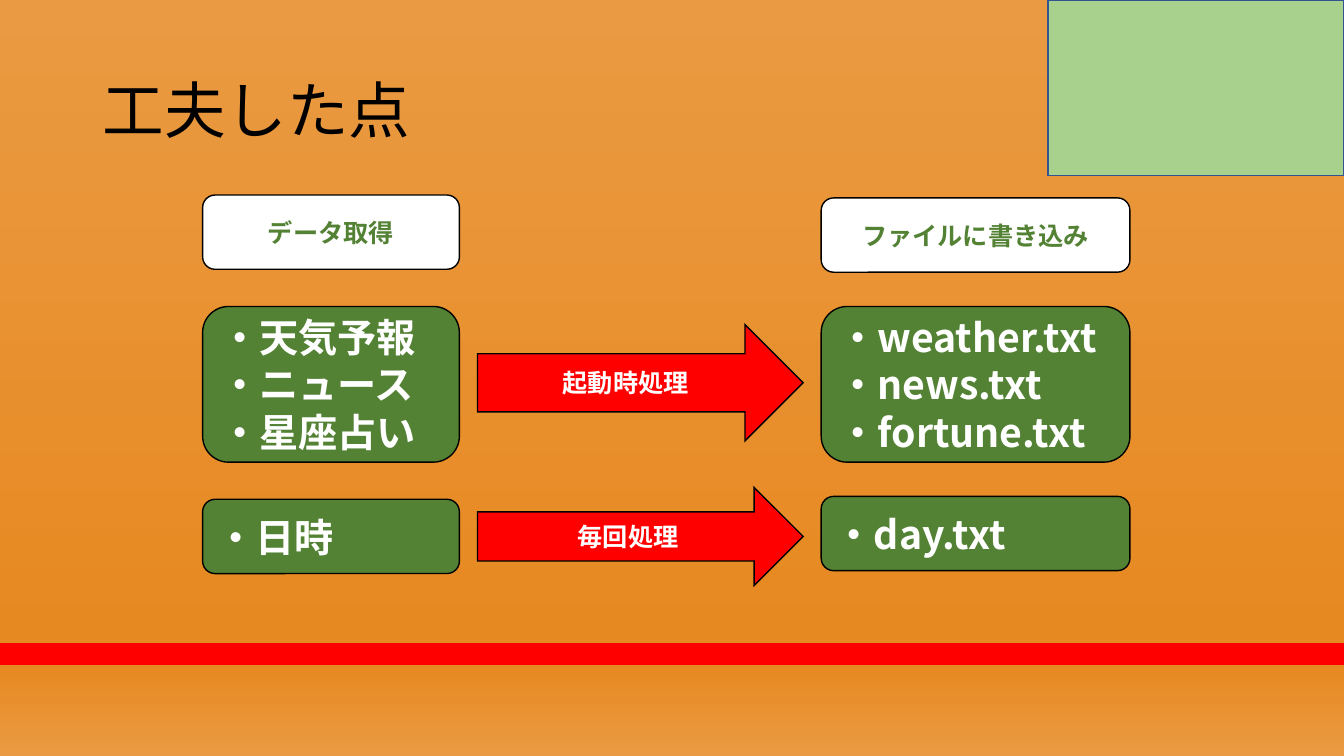
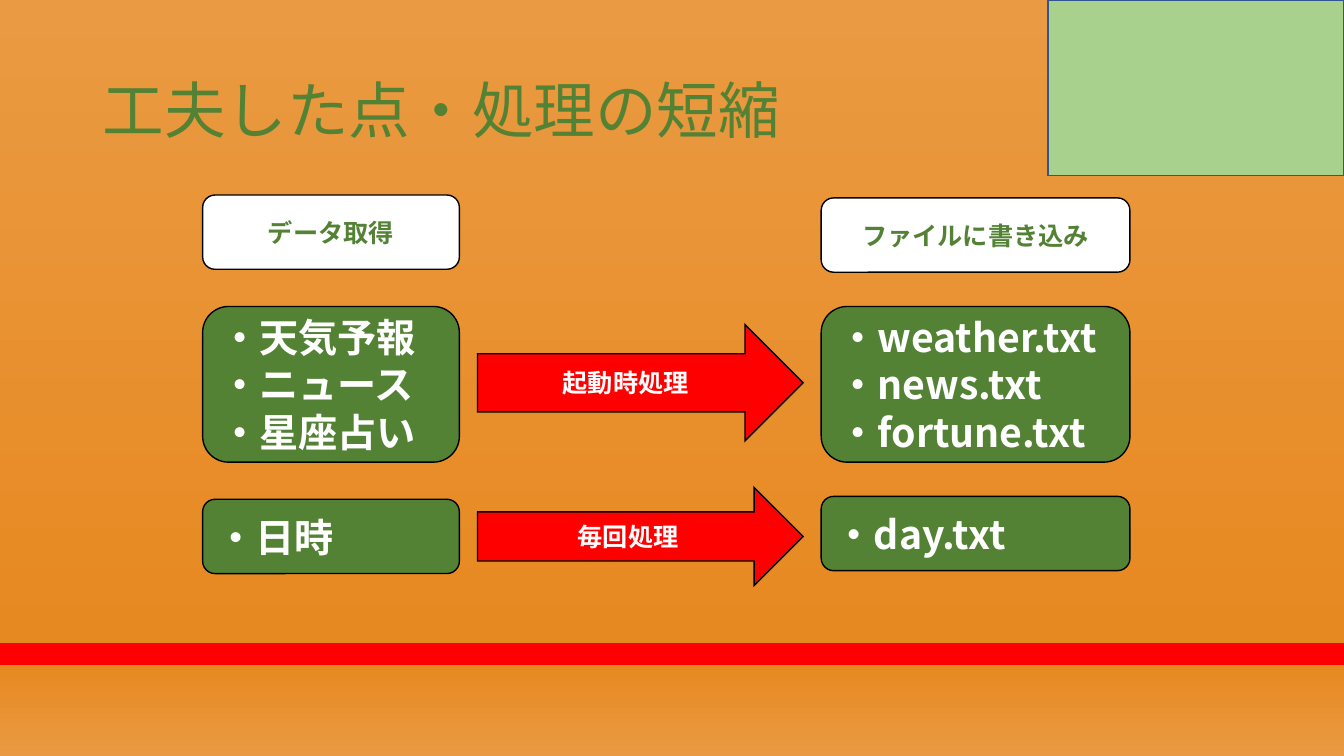
Before and after one commit to RikiishiSuzunosuke/AIspeaker_yosie, a slide deck: slide 17 of presentation/第二回プレゼン_アウトライン.pptx (slide 15 before the commit). Drawn at 1344x756 pixels with LibreOffice and Linux fonts; fonts in the diff are those of the drawing. Boxes give left, top, right and bottom in pixels: in the first picture for what was removed or moved away, otherwise in the second. Text is boxed around its words. In the diff, an @@ line names an element or a change of style, - is before the commit and + after.

```diff
--- a/presentation/第二回プレゼン_アウトライン.pptx
+++ b/presentation/第二回プレゼン_アウトライン.pptx
@@ title at [102, 81, 780, 138]: text changed; text colour #000000 to #548235 @@
-工夫した点
+工夫した点・処理の短縮
```
Also in this commit, not shown: 8 other slides changed, 2 slides added, 4 other files.
